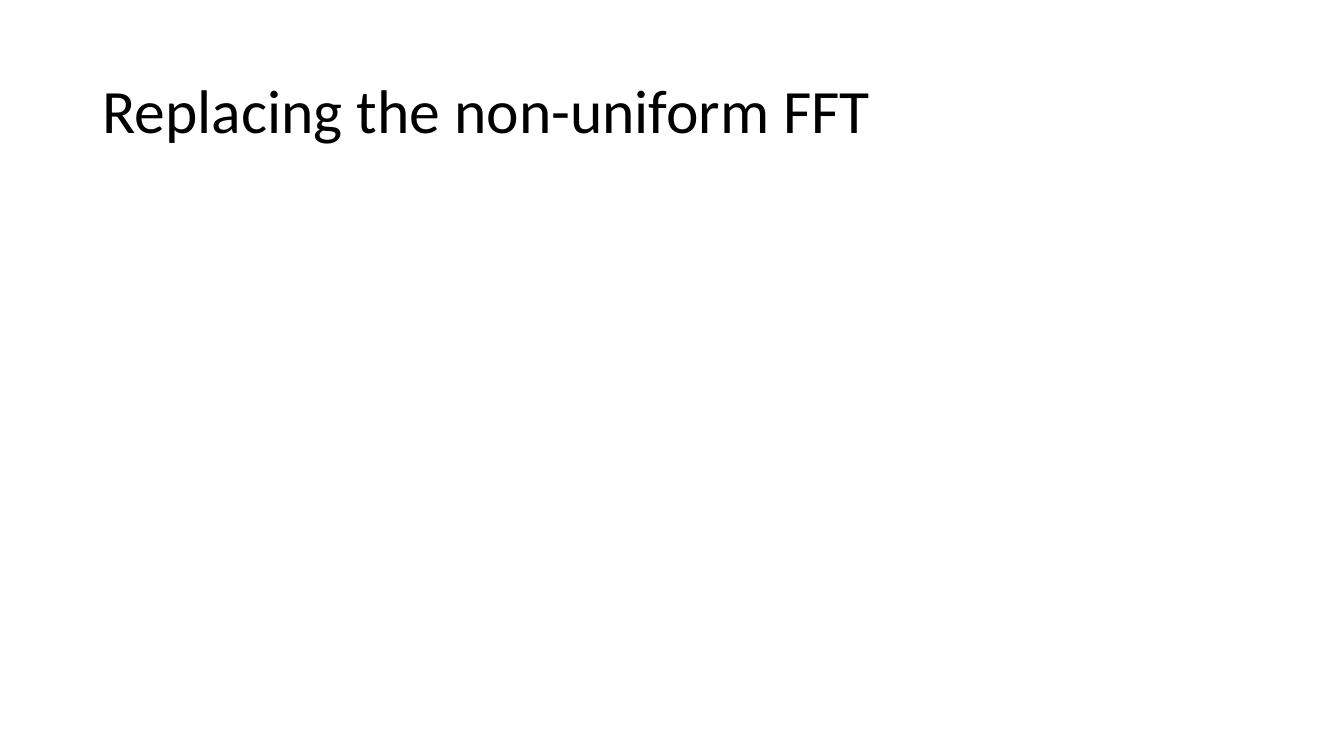
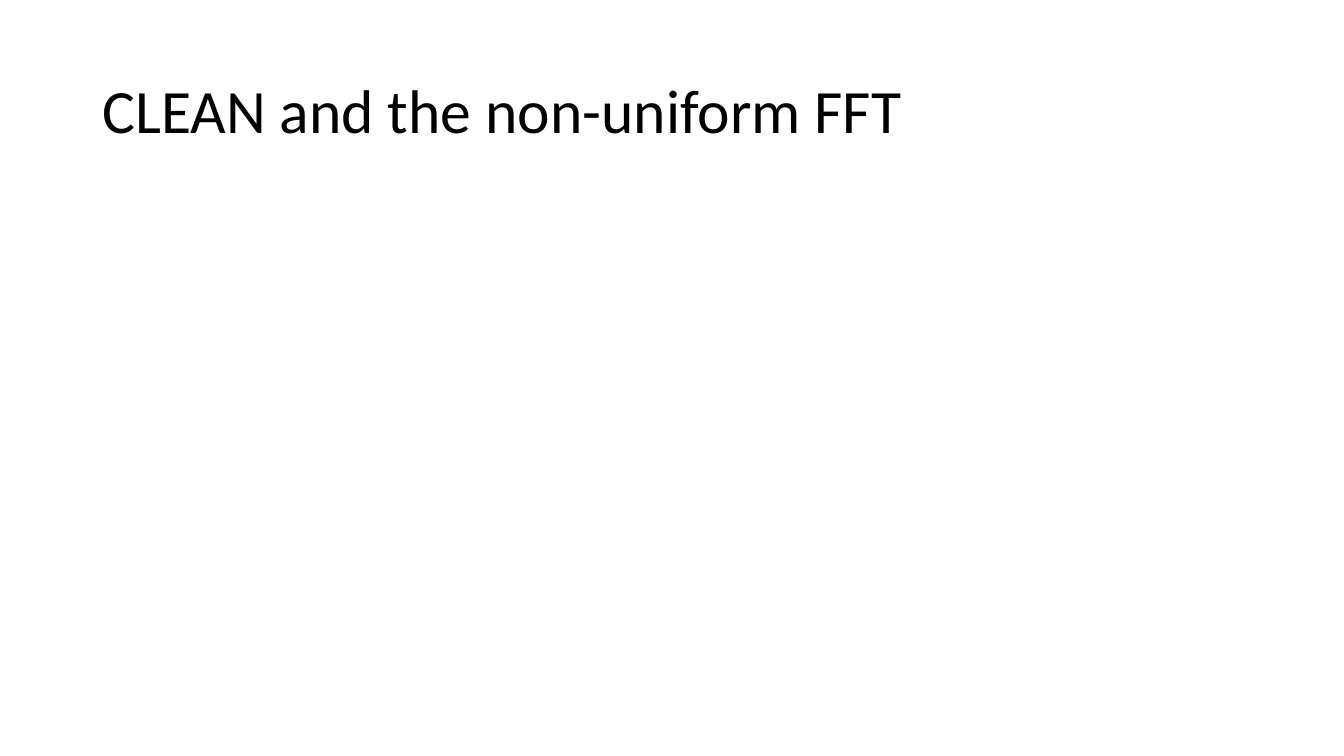
Before and after one commit to lord-blueberry/p8-doc, a slide deck: slide 10 of pp8.pptx (slide 21 before the commit). Drawn at 1344x756 pixels with LibreOffice and Linux fonts; fonts in the diff are those of the drawing. Boxes give left, top, right and bottom in pixels: in the first picture for what was removed or moved away, otherwise in the second. Text is boxed around its words. In the diff, an @@ line names an element or a change of style, - is before the commit and + after.

```diff
--- a/pp8.pptx
+++ b/pp8.pptx
@@ title at (102,90,902,134): text changed @@
-Replacing the non-uniform FFT
+CLEAN and the non-uniform FFT
```
Also in this commit, not shown: 12 other slides changed, 10 slides added, 12 slides removed, 1 other file.
